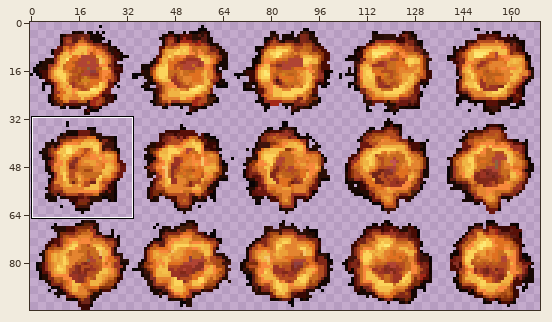
File history of a sprite sheet, Diablo2/Game/data_temp/particles/Special/Player/BloodArrow.png. The first picture is a wide view before the edit; the outline marks the close-up.
Close-up. Before the edit:
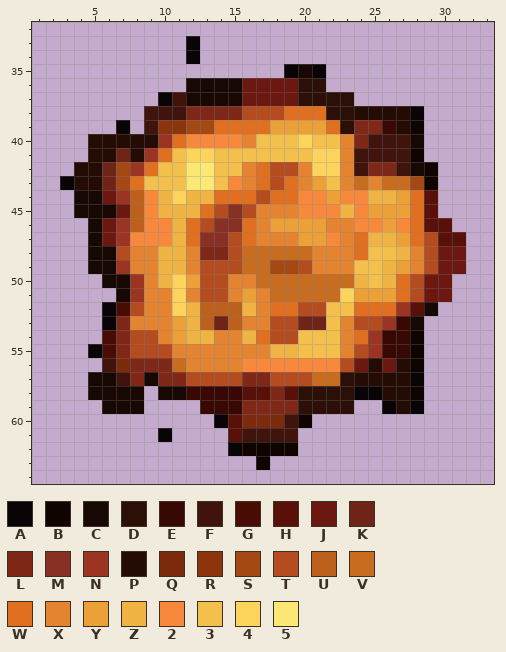
The file is 170x96 pixels. Colours within 5 levels of each other are drawn and written as one. Shown: x 1..33, y 32..64. The commit also changed other parts of the picture, which this record leaves out.
Palette (. is transparent): A #090405  B #100400  C #180804  D #2c1008  E #380804  F #40140c  G #480c04  H #581008  J #6c1810  K #702418  L #802818  M #883024  N #9c3424  P #240c04  Q #7c2c0c  R #8c340c  S #a44814  T #b44c20  U #bc601c  V #c86c20  W #e07020  X #e48430  Y #eca038  Z #f0b444  2 #f8883c  3 #f4c04c  4 #fcd45c  5 #fce874
New version:
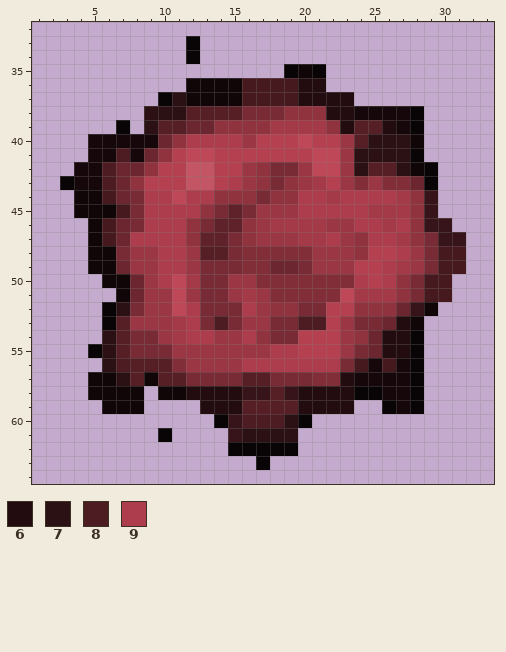
Colours new in this view: 6 #220c0f  7 #2b1014  8 #4d1c23  9 #ad3d4c
Difference:
{"colour":"3","old":"#f4c04c","new":"#b54050"}
{"colour":"4","old":"#fcd45c","new":"#bf4858"}
{"colour":"5","old":"#fce874","new":"#c35564"}
{"colour":"C","old":"#180804","new":"#100607"}
{"colour":"H","old":"#581008","new":"#371419"}
{"colour":"J","old":"#6c1810","new":"#46191f"}
{"colour":"L","old":"#802818","new":"#561f26"}
{"colour":"M","old":"#883024","new":"#60222a"}
{"colour":"N","old":"#9c3424","new":"#6c262f"}
{"colour":"P","old":"#240c04","new":"#16080a"}
{"colour":"T","old":"#b44c20","new":"#782b35"}
{"colour":"V","old":"#c86c20","new":"#822e39"}
{"colour":"W","old":"#e07020","new":"#90333f"}
{"colour":"X","old":"#e48430","new":"#9b3744"}
{"colour":"Y","old":"#eca038","new":"#a43a48"}
{"y":36,"x":20,"old":"DD","new":"66"}
{"y":37,"x":11,"old":"F","new":"7"}
{"y":37,"x":20,"old":"DDDD","new":"6666"}
{"y":38,"x":9,"old":"FFF","new":"777"}
{"y":38,"x":22,"old":"DD","new":"66"}
{"y":39,"x":9,"old":"FRRSS","new":"7LLNN"}
{"y":39,"x":23,"old":"D","new":"6"}
{"y":39,"x":26,"old":"E","new":"6"}
{"y":39,"x":28,"old":"B","new":"A"}
{"y":40,"x":12,"old":"2222","new":"9999"}
{"y":40,"x":25,"old":"FFF","new":"777"}
{"y":41,"x":7,"old":"K","new":"8"}
{"y":41,"x":24,"old":"FFFFB","new":"7777A"}
{"y":42,"x":6,"old":"KS","new":"8N"}
{"y":42,"x":24,"old":"F","new":"7"}
{"y":42,"x":27,"old":"F","new":"7"}
{"y":42,"x":29,"old":"B","new":"A"}
{"y":43,"x":6,"old":"KS","new":"8N"}
{"y":43,"x":15,"old":"2","new":"9"}
{"y":43,"x":28,"old":"SB","new":"NA"}
{"y":44,"x":8,"old":"U2Z","new":"T99"}
{"y":44,"x":12,"old":"ZZ","new":"99"}
{"y":44,"x":20,"old":"22","new":"99"}
{"y":44,"x":23,"old":"22ZZ","new":"9999"}
{"y":45,"x":8,"old":"U2ZZZ","new":"T9999"}
{"y":45,"x":20,"old":"222Z2","new":"99999"}
{"y":46,"x":8,"old":"U22Z","new":"T999"}
{"y":46,"x":24,"old":"22","new":"99"}
{"y":46,"x":27,"old":"2","new":"9"}
{"y":47,"x":8,"old":"222Z","new":"9999"}
{"y":47,"x":22,"old":"2","new":"9"}
{"y":47,"x":25,"old":"ZZ","new":"99"}
{"y":48,"x":10,"old":"ZZ","new":"99"}
{"y":48,"x":27,"old":"Z","new":"9"}
{"y":49,"x":10,"old":"ZZ","new":"99"}
{"y":49,"x":18,"old":"SS","new":"NN"}
{"y":49,"x":26,"old":"Z","new":"9"}
{"y":50,"x":10,"old":"Z","new":"9"}
{"y":50,"x":24,"old":"Z","new":"9"}
{"y":50,"x":26,"old":"Z","new":"9"}
{"y":52,"x":7,"old":"G","new":"7"}
{"y":52,"x":12,"old":"ZUUUZ","new":"9TTT9"}
{"y":53,"x":12,"old":"ZUKU","new":"9T8T"}
{"y":53,"x":20,"old":"KK","new":"88"}
{"y":53,"x":27,"old":"E","new":"6"}
{"y":54,"x":6,"old":"G","new":"7"}
{"y":54,"x":12,"old":"ZZ","new":"99"}
{"y":54,"x":16,"old":"Z","new":"9"}
{"y":54,"x":26,"old":"EEB","new":"66A"}
{"y":55,"x":6,"old":"G","new":"7"}
{"y":55,"x":18,"old":"ZZ","new":"99"}
{"y":55,"x":26,"old":"EEB","new":"66A"}
{"y":56,"x":6,"old":"FQ","new":"78"}
{"y":56,"x":16,"old":"2222222","new":"9999999"}
{"y":56,"x":28,"old":"B","new":"A"}
{"y":57,"x":7,"old":"F","new":"7"}
{"y":57,"x":23,"old":"D","new":"6"}
{"y":58,"x":12,"old":"EEEE","new":"6666"}
{"y":58,"x":20,"old":"DDDD","new":"6666"}
{"y":58,"x":28,"old":"B","new":"A"}
{"y":59,"x":13,"old":"EEE","new":"666"}
{"y":59,"x":20,"old":"DDDD","new":"6666"}
{"y":60,"x":16,"old":"QQQFB","new":"8887A"}
{"y":61,"x":16,"old":"FFFF","new":"7777"}
{"y":62,"x":16,"old":"BBBB","new":"AAAA"}
{"y":63,"x":17,"old":"B","new":"A"}
{"label":"changed","picture_box":[74,64,466,470]}
